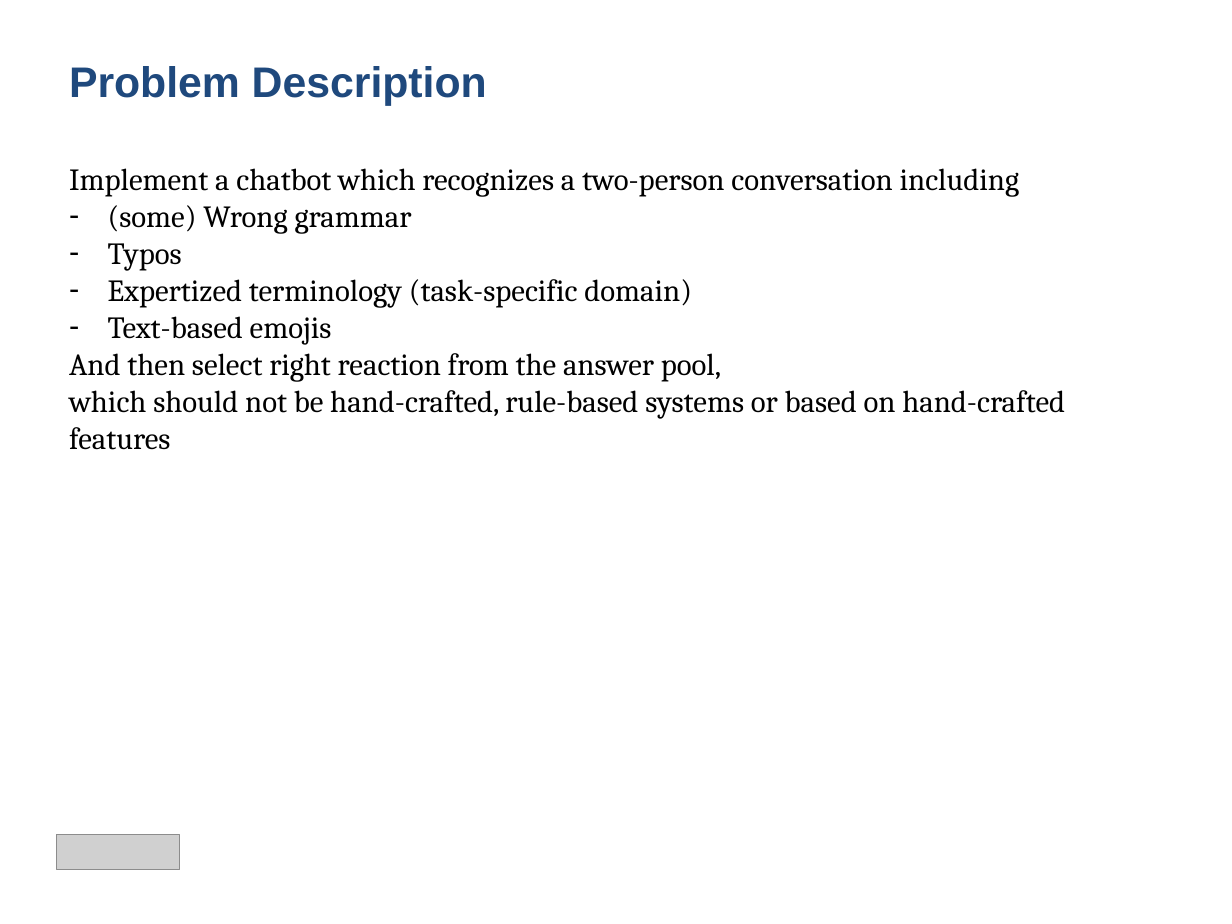
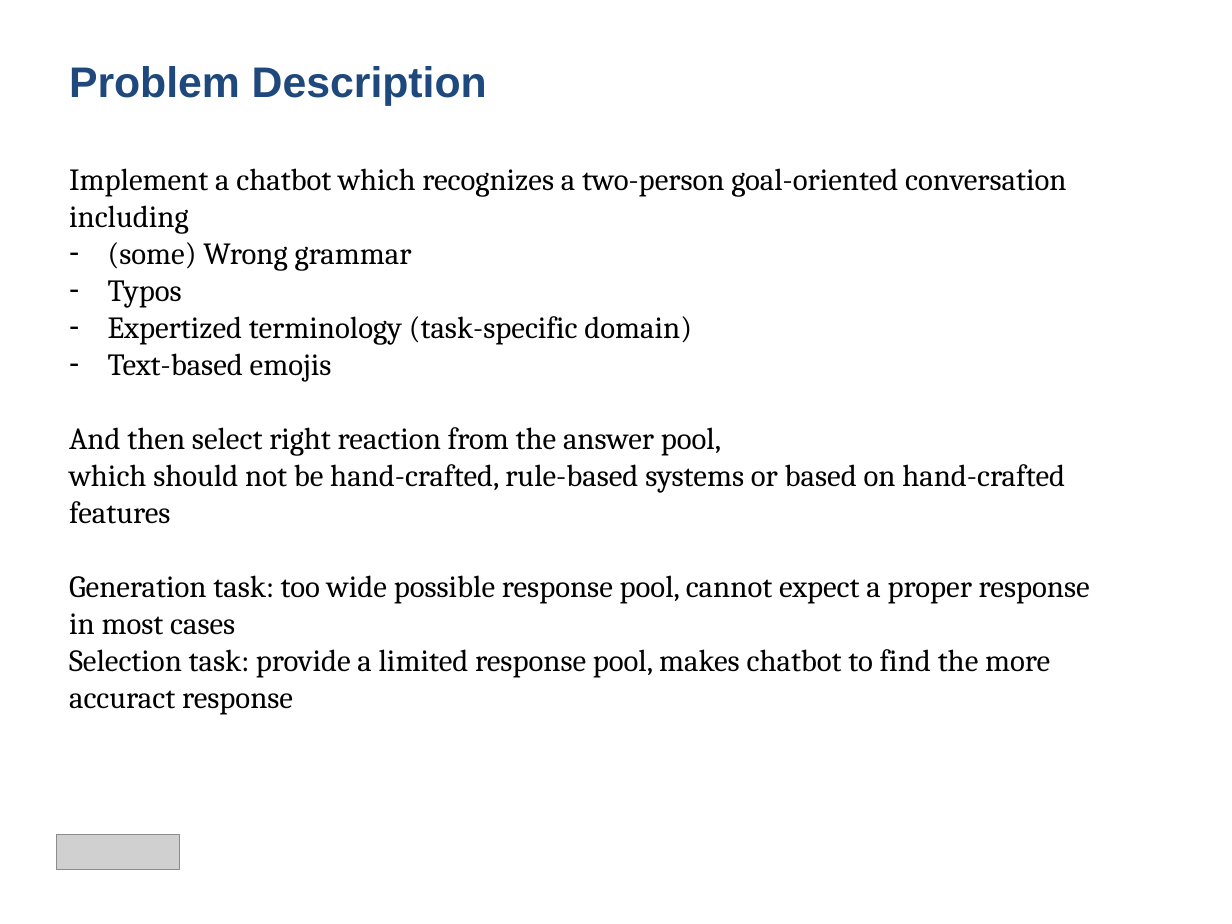
Before and after one commit to hhosu107/CS572, a slide deck: slide 6 of Team Project/Presentation/Presentation - Team 1.pptx. Drawn at 1232x924 pixels with LibreOffice and Linux fonts; fonts in the diff are those of the drawing; grey boxes stand for pictures. Boxes give left, top, right and bottom in pixels: in the first picture for what was removed or moved away, otherwise in the second. Text is boxed around its words. In the diff, an @@ line names an element or a change of style, - is before the commit and + after.

```diff
--- a/Team Project/Presentation/Presentation - Team 1.pptx
+++ b/Team Project/Presentation/Presentation - Team 1.pptx
@@ text at (69,168,1067,234): text changed @@
-Implement a chatbot which recognizes a two-person conversation including
+Implement a chatbot which recognizes a two-person goal-oriented conversation including
@@ text at (69,575,1090,715): paragraphs added @@
+Generation task: too wide possible response pool, cannot expect a proper response in most cases
+Selection task: provide a limited response pool, makes chatbot to find the more accuract response
```
Also in this commit, not shown: 2 other slides changed, 1 other file.
